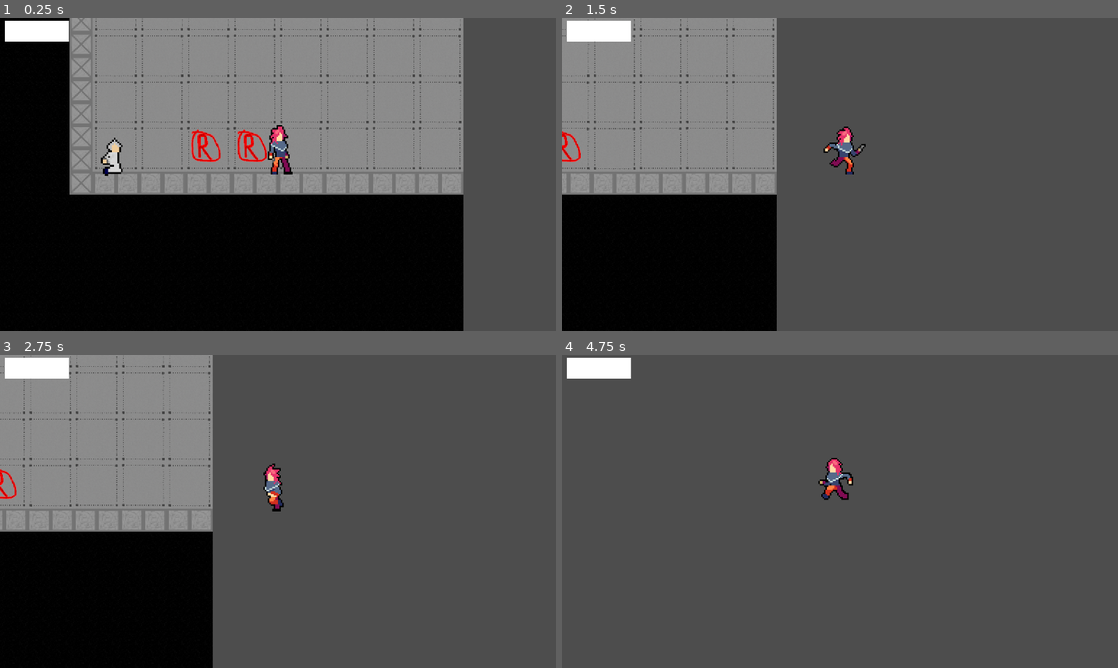
Above: before the commit, frames 1-4 (two rows, left to right).
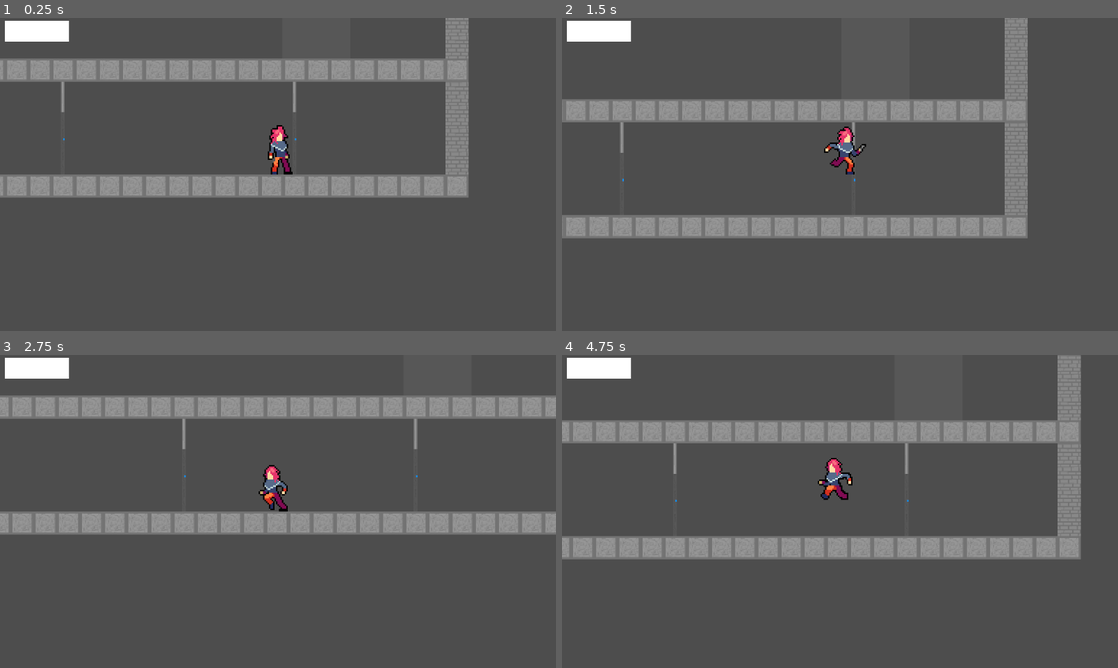
Above: after the commit, the same moments.

Repository: sppmacd/everything-has-to-end
Game: Godot game, scene res://main.tscn
Two runs of this game, one before a commit and one after it. Both use one fixed random seed, a clock stepped at 60 frames per second and the inputs below.
Inputs (mouse positions are in pixels of both pictures, inside the frame that each line leads up to):
- Up to frame 1 (0.25 s): no input
- Up to frame 2 (1.5 s): tap Enter at 0.5 s; move the mouse to (962, 158) at 0.52 s; hold D from 0.53 s (still down); tap R at 0.6, 1.35 s; click (962, 158) at 0.67 s; tap Space at 0.77 s; move the mouse to (728, 190) at 1.27 s
- Up to frame 3 (2.75 s): tap Space at 1.52 s; move the mouse to (333, 442) at 2.02 s; release D at 2.03 s; hold A from 2.03 s (still down); tap E at 2.1 s; tap R at 2.3 s
- Up to frame 4 (4.75 s): move the mouse to (812, 574) at 2.77 s; release A at 2.78 s; hold D 2.78-4.28 s; tap R at 2.85, 3.6, 4.55 s; click (812, 574) at 2.92 s; tap Space at 3.02, 3.77, 4.52 s; move the mouse to (1006, 558) at 3.52 s; move the mouse to (673, 464) at 4.27 s; hold A from 4.28 s (still down); tap E at 4.35 s

The runs differ from the first frame. In frame 1, 73% of the frame differs, in the area x 0-85%, y 0-100%; in frame 2, 44%; in frame 3, 43%; in frame 4, 16%.
Error before the commit: Invalid assignment of property or key 'position' with value of type 'Vector2' on a base object of type 'null instance'. (res://levels/level.gd:10)

Commit message:
Fix player spawning

Diff:
--- a/levels/level.gd
+++ b/levels/level.gd
@@ -1,13 +1,12 @@
 extends Node2D
 
-@onready var player: Player = $Player
 @onready var spawn_point: Marker2D = $SpawnPoint
 
-func _ready() -> void:
-	respawn_player()
+func player() -> Player:
+	return get_node("Player")
 
 func respawn_player():
-	player.position = spawn_point.global_position
+	player().position = spawn_point.global_position
 
 func _unhandled_key_input(event: InputEvent) -> void:
 	if event is InputEventKey:
--- a/main.gd
+++ b/main.gd
@@ -6,15 +6,16 @@
 
 func _ready():
 	the = self
-	switch_level(preload("res://levels/level1.tscn").instantiate())
+	switch_level(preload("res://levels/level2.tscn").instantiate())
 	_current_level.add_child(preload("res://entities/player.tscn").instantiate())
+	_current_level.respawn_player()
 
 func current_level():
 	return _current_level
 
 func switch_level(lvl: Node2D):
 	if has_node("Level"):
-		var player: Node2D = get_node("Level").get_node("Player")
+		var player: Node2D = get_node("Level").player()
 		player.reparent(lvl)
 		remove_child(get_node("Level"))
 	_current_level = lvl
